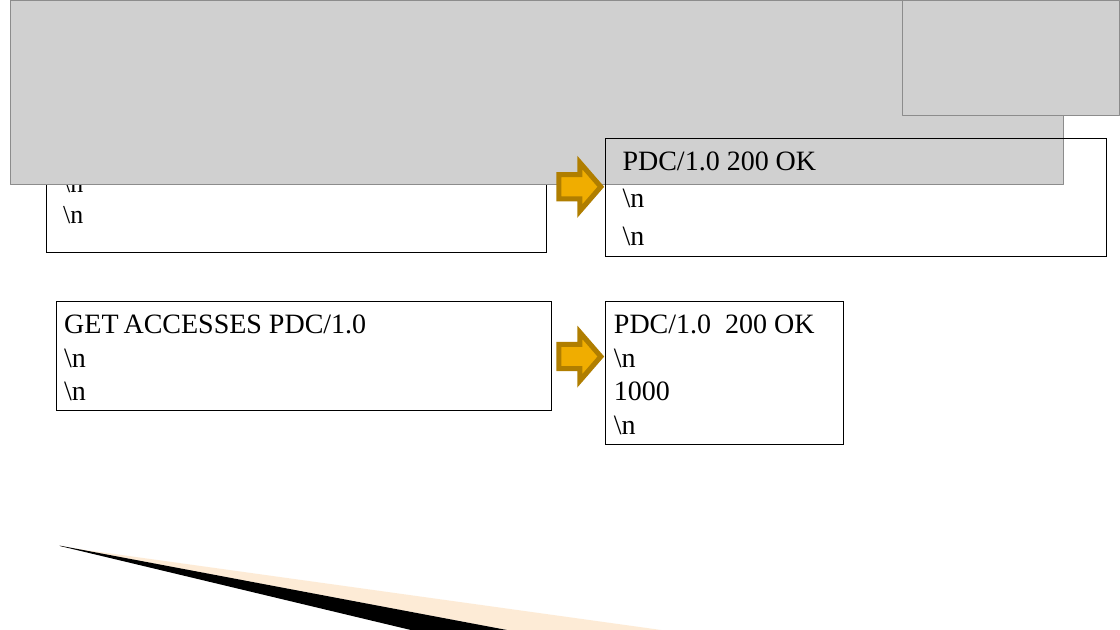
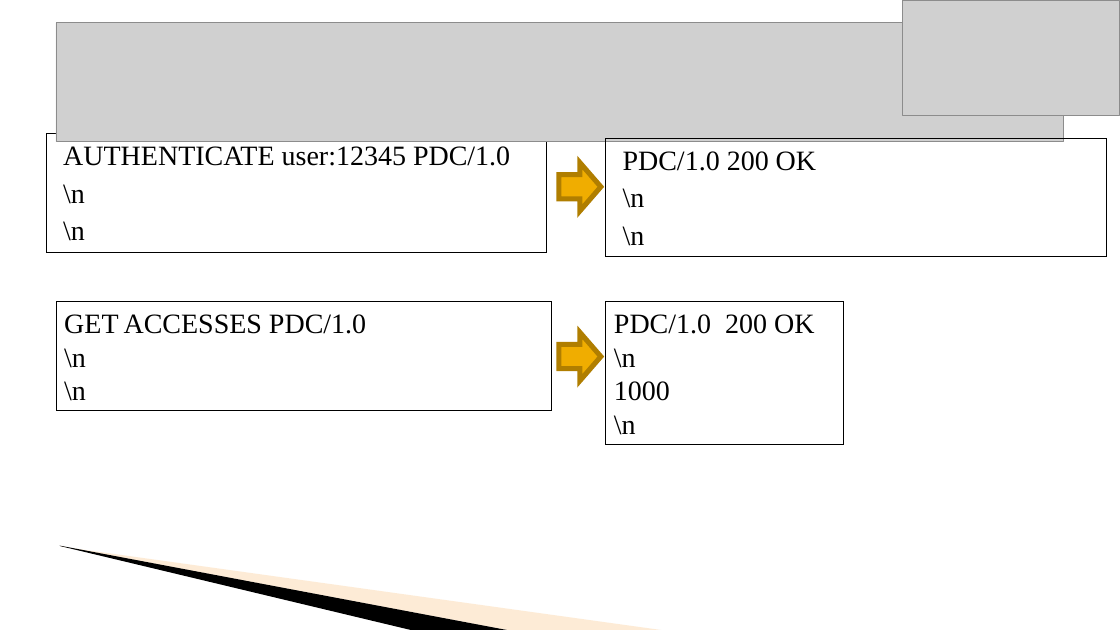
Before and after one commit to aguspagnoni/http-proxy, a slide deck: slide 6 of PPT PDC 1.ppt (slide 8 before the commit). Drawn at 1120x630 pixels with LibreOffice and Linux fonts; fonts in the diff are those of the drawing; grey boxes stand for pictures; background and template pictures are left out. Boxes give left, top, right and bottom in pixels: in the first picture for what was removed or moved away, otherwise in the second. Text is boxed around its words. In the diff, an @@ line names an element or a change of style, - is before the commit and + after.

```diff
--- a/PPT PDC 1.ppt
+++ b/PPT PDC 1.ppt
@@ picture: place and size @@
-picture at [10,0,1064,185]
+picture at [56,23,1064,141]
@@ rectangle "AUTHENTICATE user:12345 PDC/1.0" at [46,133,547,252]: size 22.2 to 24 pt; line spacing 0.9 to 1 @@
```
Also in this commit, not shown: 4 other slides changed, 4 slides added, 4 slides removed, 5 other files.
